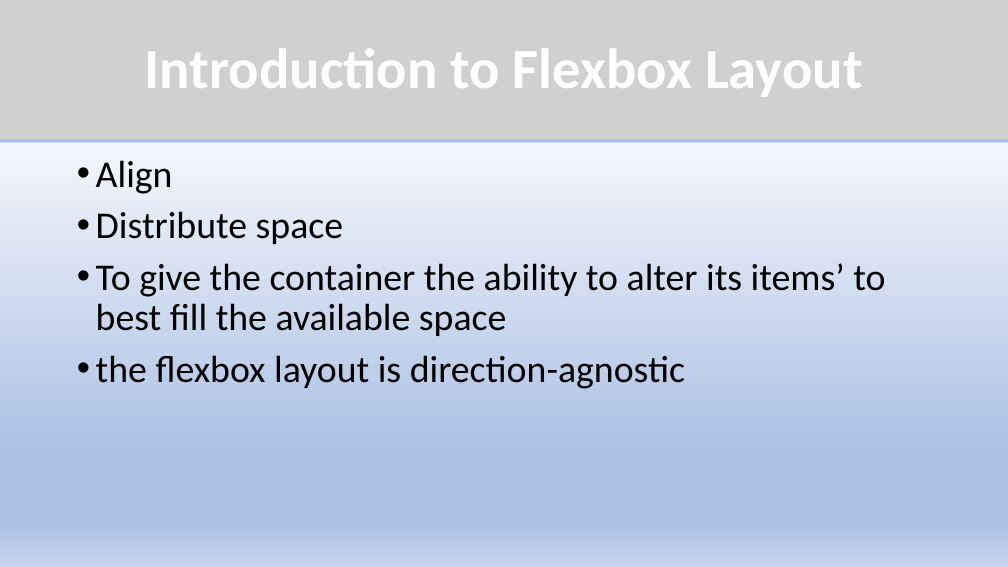
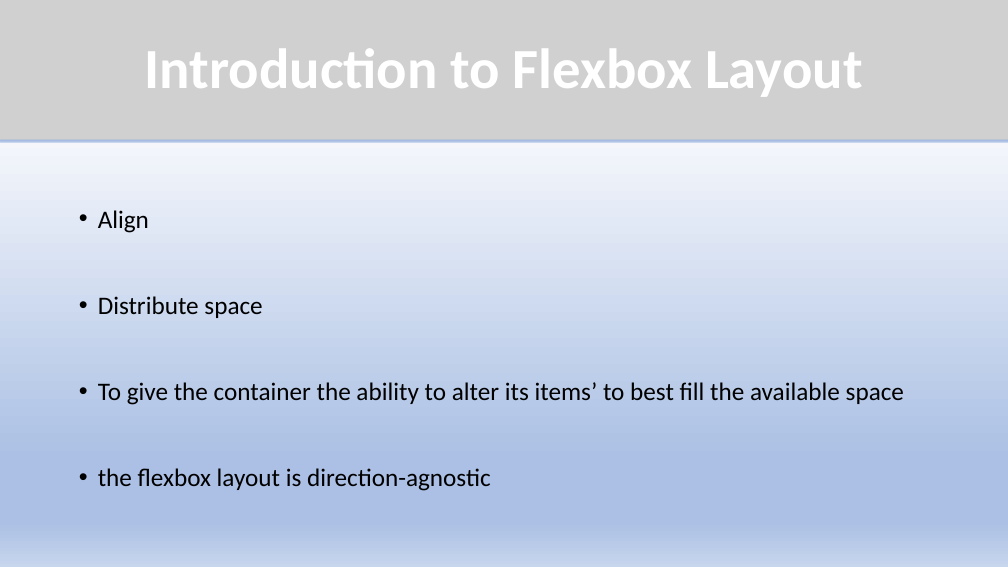
Before and after one commit to AdHouen/COURS_ANGLAIS, a slide deck: slide 3 of Exposé/Presentation Flex Box.pptx. Drawn at 1008x567 pixels with LibreOffice and Linux fonts; fonts in the diff are those of the drawing; grey boxes stand for pictures. Boxes give left, top, right and bottom in pixels: in the first picture for what was removed or moved away, otherwise in the second. Text is boxed around its words. In the diff, an @@ line names an element or a change of style, - is before the commit and + after.

```diff
--- a/Exposé/Presentation Flex Box.pptx
+++ b/Exposé/Presentation Flex Box.pptx
@@ text "Align" at (98, 210, 904, 491): size 36 to 24 pt; alignment left to justified; line spacing 0.9 to 2.5 @@
```
Also in this commit, not shown: 8 other slides changed, 2 slides added, 2 slides removed, 9 other files.
